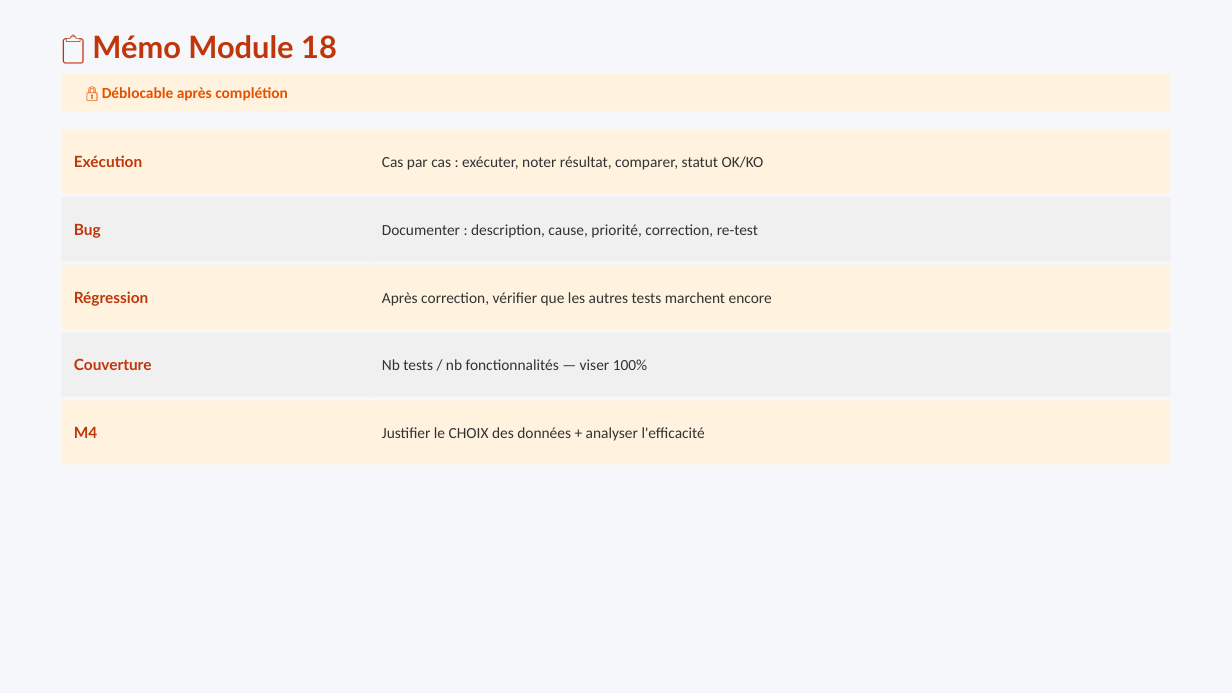
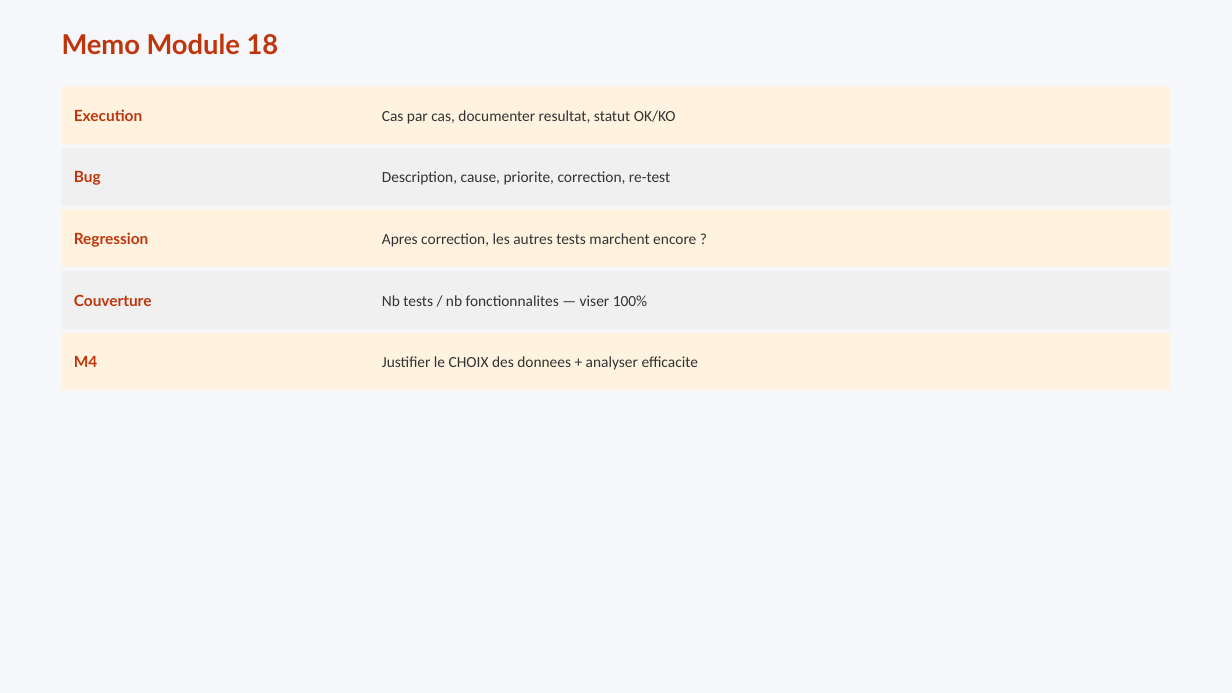
Before and after one commit to mbiTati/unit4_gamifie, a slide deck: slide 8 of pptx/Module18_Exécution_et_évaluation_tests.pptx (slide 7 before the commit). Drawn at 1232x693 pixels with LibreOffice and Linux fonts; fonts in the diff are those of the drawing. Boxes give left, top, right and bottom in pixels: in the first picture for what was removed or moved away, otherwise in the second. Text is boxed around its words. In the diff, an @@ line names an element or a change of style, - is before the commit and + after.

```diff
--- a/pptx/Module18_Exécution_et_évaluation_tests.pptx
+++ b/pptx/Module18_Exécution_et_évaluation_tests.pptx
@@ text at bbox=[62, 33, 279, 55]: text changed; size 18 to 16 pt @@
-📋 Mémo Module 18
+Memo Module 18
@@ rectangle: place and size @@
-rectangle at bbox=[62, 129, 370, 193]
+rectangle at bbox=[62, 86, 370, 144]
@@ rectangle removed at bbox=[62, 74, 1170, 111] @@
@@ text removed at bbox=[102, 87, 287, 101] @@
-🔒 Déblocable après complétion
@@ rectangle: place and size @@
-rectangle at bbox=[370, 129, 1170, 193]
+rectangle at bbox=[370, 86, 1170, 144]
@@ text added at bbox=[74, 109, 142, 121], 9 pt, text #BF360C, bold @@
+Execution
@@ text at bbox=[382, 110, 676, 124]: text changed @@
-Cas par cas : exécuter, noter résultat, comparer, statut OK/KO
+Cas par cas, documenter resultat, statut OK/KO
@@ rectangle: place and size @@
-rectangle at bbox=[62, 197, 370, 261]
+rectangle at bbox=[62, 148, 370, 206]
@@ text "Bug": place and size @@
-text "Bug" at bbox=[74, 224, 101, 238]
+text "Bug" at bbox=[74, 171, 101, 185]
@@ rectangle: place and size @@
-rectangle at bbox=[370, 197, 1170, 261]
+rectangle at bbox=[370, 148, 1170, 206]
@@ text removed at bbox=[74, 155, 142, 167] @@
-Exécution
@@ text at bbox=[382, 171, 670, 185]: text changed @@
-Documenter : description, cause, priorité, correction, re-test
+Description, cause, priorite, correction, re-test
@@ rectangle: place and size @@
-rectangle at bbox=[62, 265, 370, 329]
+rectangle at bbox=[62, 209, 370, 267]
@@ rectangle: place and size @@
-rectangle at bbox=[370, 265, 1170, 329]
+rectangle at bbox=[370, 209, 1170, 267]
@@ text added at bbox=[74, 232, 148, 247], 9 pt, text #BF360C, bold @@
+Regression
@@ text at bbox=[382, 233, 696, 247]: text changed @@
-Après correction, vérifier que les autres tests marchent encore
+Apres correction, les autres tests marchent encore ?
@@ rectangle: place and size @@
-rectangle at bbox=[62, 333, 370, 397]
+rectangle at bbox=[62, 271, 370, 329]
@@ text "Couverture": place and size @@
-text "Couverture" at bbox=[74, 358, 152, 370]
+text "Couverture" at bbox=[74, 294, 152, 306]
@@ text removed at bbox=[74, 291, 148, 306] @@
-Régression
@@ rectangle: place and size @@
-rectangle at bbox=[370, 333, 1170, 397]
+rectangle at bbox=[370, 271, 1170, 329]
@@ text at bbox=[382, 295, 647, 306]: text changed @@
-Nb tests / nb fonctionnalités — viser 100%
+Nb tests / nb fonctionnalites — viser 100%
@@ rectangle: place and size @@
-rectangle at bbox=[62, 400, 370, 464]
+rectangle at bbox=[62, 333, 370, 391]
@@ text "M4": place and size @@
-text "M4" at bbox=[74, 427, 98, 438]
+text "M4" at bbox=[74, 356, 98, 367]
@@ rectangle: place and size @@
-rectangle at bbox=[370, 400, 1170, 464]
+rectangle at bbox=[370, 333, 1170, 391]
@@ text at bbox=[382, 356, 698, 370]: text changed @@
-Justifier le CHOIX des données + analyser l'efficacité
+Justifier le CHOIX des donnees + analyser efficacite
```
Also in this commit, not shown: 5 other slides changed, 2 slides added, 1 slide removed, 8 other files.
